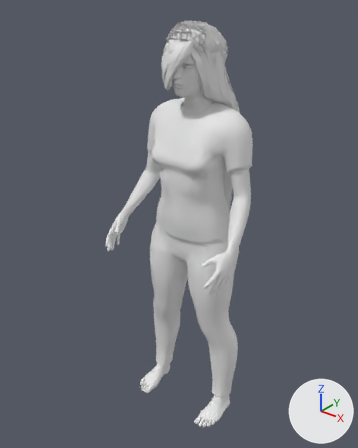
What one commit did to the glTF model assets/models/female_cau_young.glb.
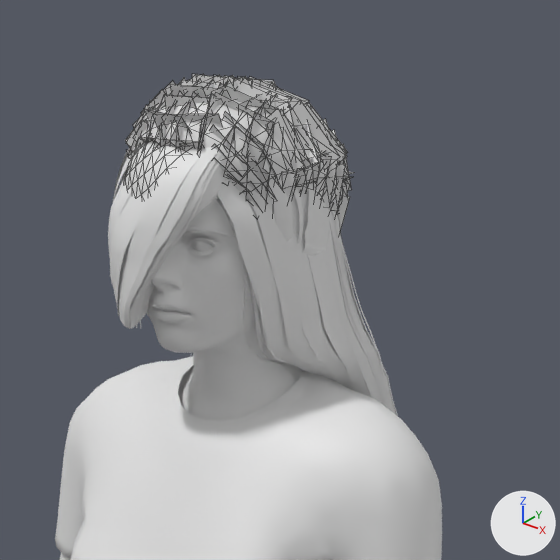
Each version is shown whole from a 50 mm lens placed at (1.08, -1.479, 1.749), pointed at (-0.038, -0.081, 0.882), then close up on the part from 37% to 80% of the width and 0% to 34% of the height. The axes (+X, +Y, +Z) are drawn at lower right. The lights are the same throughout. The last two pictures show the newer version. The close-ups show mesh edges as thin lines.

Names of what the first close-up shows: 'body', 'clothes', 'hair_afro01', 'hair_bob01', 'hair_long01', 'hair_short03' and 3 more.
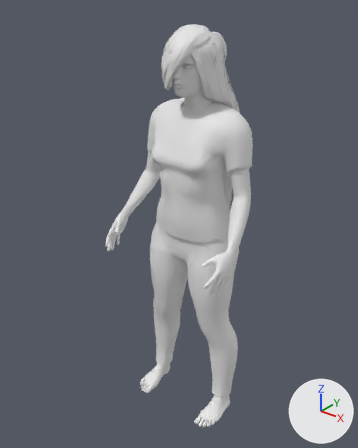
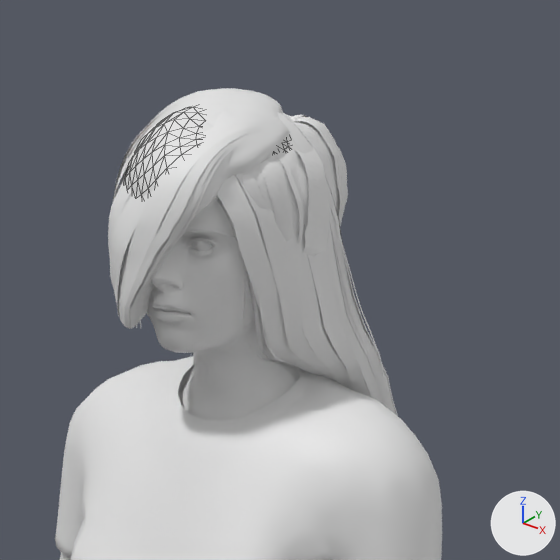
Boxes (x1, y1, x2, y2) around the edits, measured in the close-ups (560 x 560 px):
'hair_afro01', deleted
    before: (125, 74, 355, 229)

What changed in the scene script:
```text
Remove ob_hair_afro01:
    ob_hair_afro01 = bpy.data.objects.new('hair_afro01', me_hair_afro01)
    ob_hair_afro01.location = (0.0, 0.0, 0.0)
```
